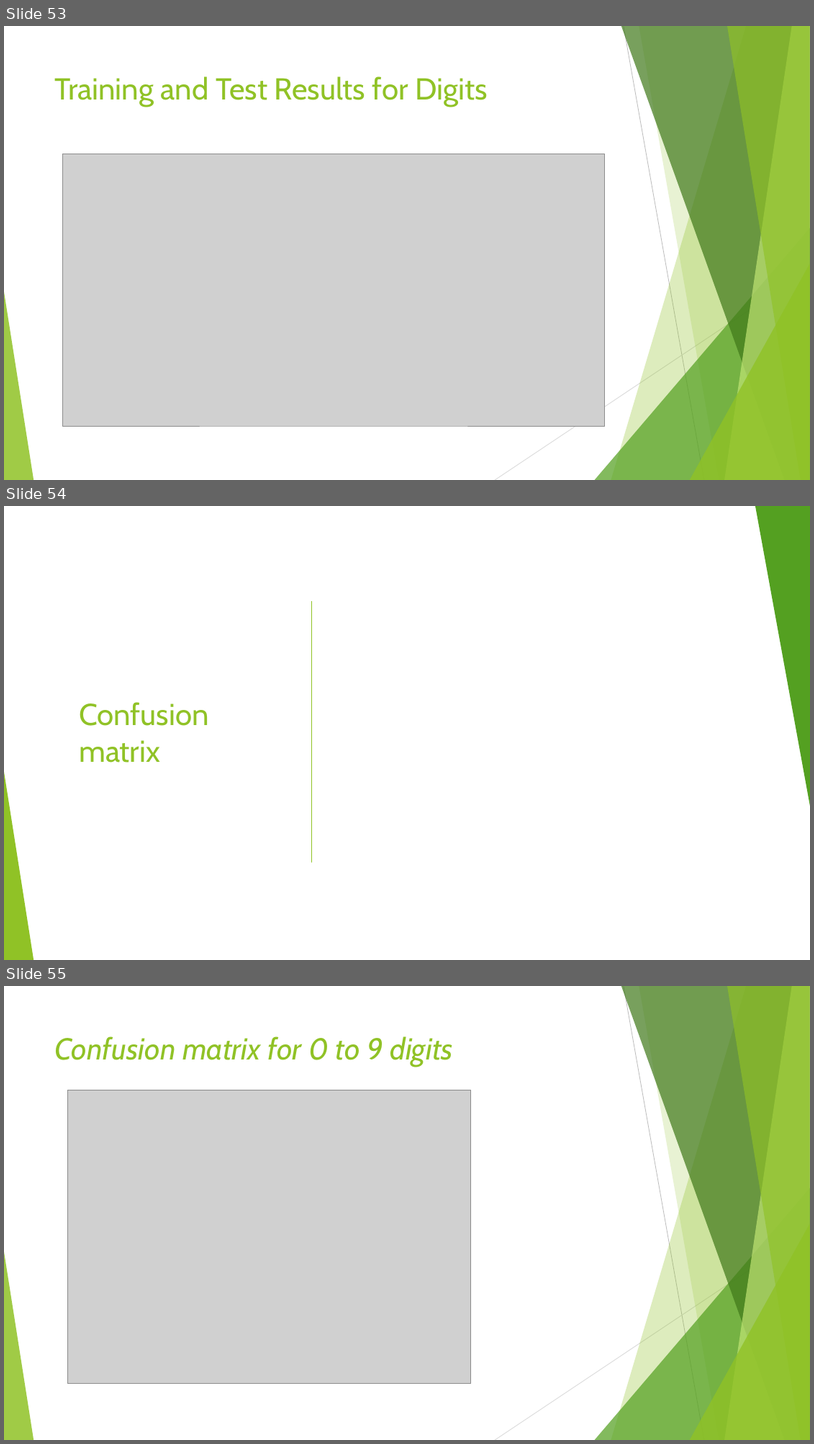
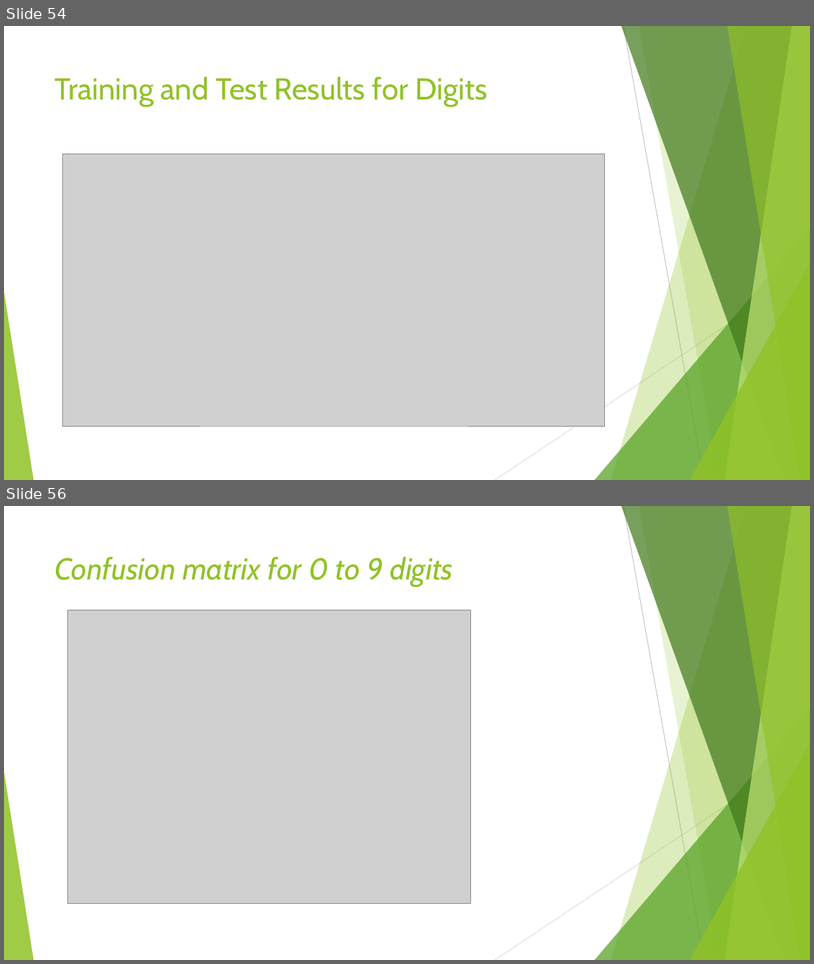
Before and after one commit to sandipgoswami/Mythesis, a slide deck: Sign language/Defence PPT/Sandip-thesis.pptx. Shown one above the other, each under a label of ours: slides 53, 54 and 55 before the commit, slides 54 and 56 after it; the slides between them are not shown. The pictures are 814x1444 and 814x964 pixels, drawn with LibreOffice and Linux fonts; fonts in the diff are those of the drawing; grey boxes stand for pictures. Boxes give left, top, right and bottom in pixels: in the first picture for what was removed or moved away, otherwise in the second. Text is boxed around its words. In the diff, an @@ line names an element or a change of style, - is before the commit and + after.

```diff
--- a/Sign language/Defence PPT/Sandip-thesis.pptx
+++ b/Sign language/Defence PPT/Sandip-thesis.pptx
@@ slide 54 removed at [4, 506, 810, 960], background #FFFFFF; not listed: 10 template elements that a slide beside it also shows @@
@@ rectangle removed at [4, 506, 810, 960] @@
@@ triangle removed at [756, 506, 810, 811] @@
@@ line removed from (312, 602) to (312, 862) @@
@@ title removed at [79, 702, 208, 762] @@
-Confusion matrix
@@ triangle removed at [4, 772, 34, 960] @@
@@ what was slide 53 is now slide 54 @@
@@ what was slide 55 is now slide 56 @@
```
Also in this commit, not shown: 2 slides added, 2 other files.
